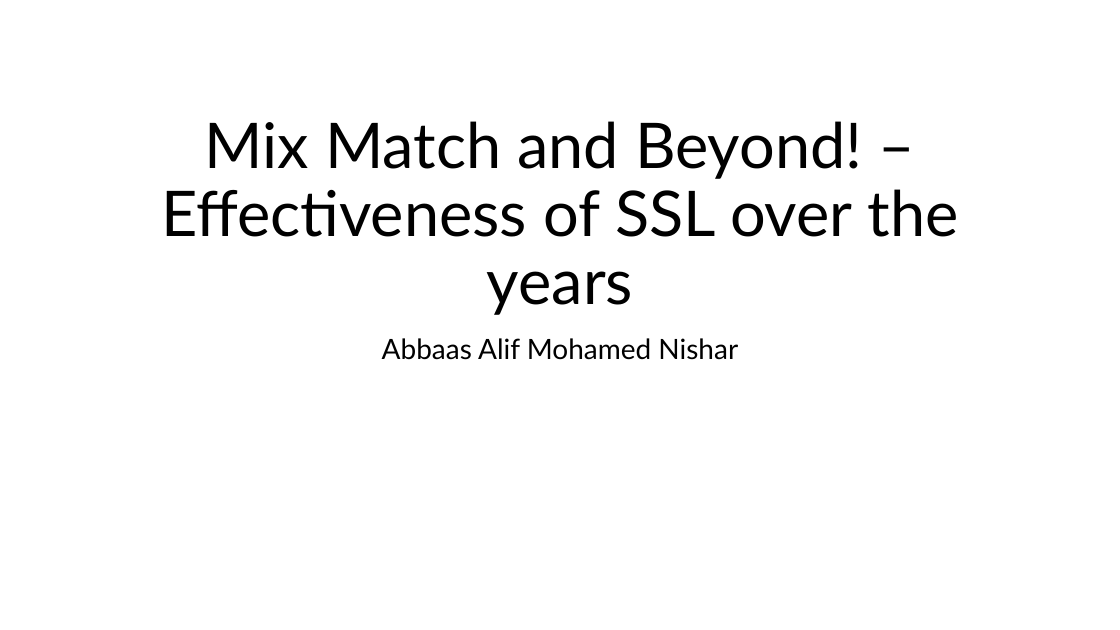
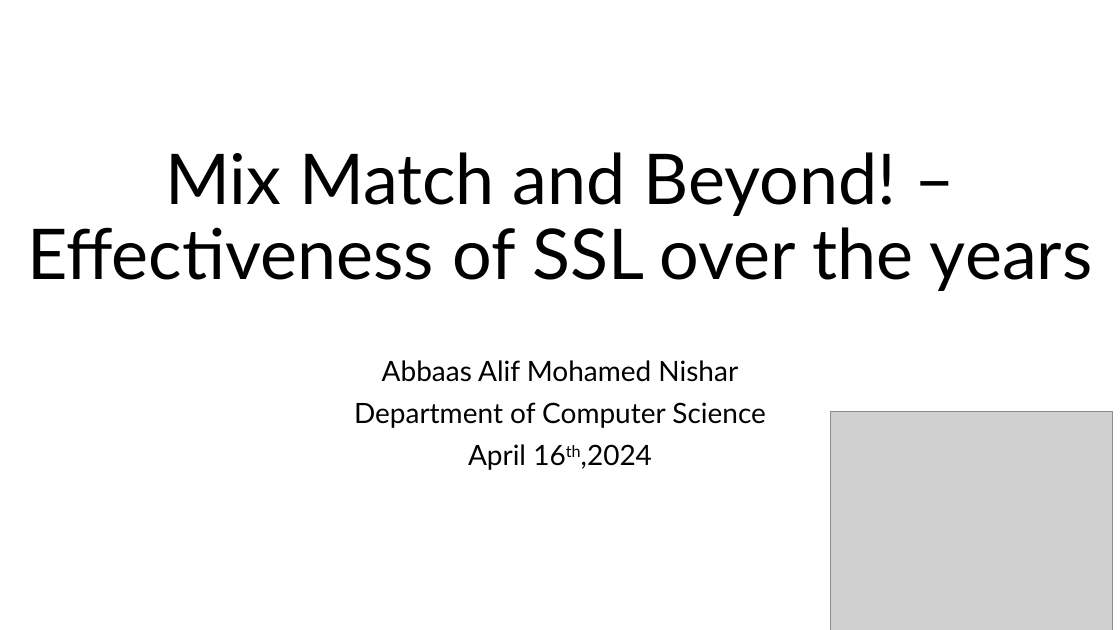
Before and after one commit to abbaasalif/freematch-improved, a slide deck: slide 1 of Mix Match and Beyond! – Effectiveness of.pptx. Drawn at 1120x630 pixels with LibreOffice and Linux fonts; fonts in the diff are those of the drawing; grey boxes stand for pictures. Boxes give left, top, right and bottom in pixels: in the first picture for what was removed or moved away, otherwise in the second. Text is boxed around its words. In the diff, an @@ line names an element or a change of style, - is before the commit and + after.

```diff
--- a/Mix Match and Beyond! – Effectiveness of.pptx
+++ b/Mix Match and Beyond! – Effectiveness of.pptx
@@ title "Mix Match and Beyond! – ...": place and size @@
-title "Mix Match and Beyond! – ..." at (161, 121, 959, 315)
+title "Mix Match and Beyond! – ..." at (28, 152, 1092, 291)
@@ title "Mix Match and Beyond! – ..." at (28, 152, 1092, 291): size 54 to 60 pt @@
@@ subtitle "Abbaas Alif Mohamed Nishar": place and size @@
-subtitle "Abbaas Alif Mohamed Nishar" at (382, 338, 738, 360)
+subtitle "Abbaas Alif Mohamed Nishar" at (354, 360, 766, 470)
@@ subtitle at (354, 402, 766, 470): paragraphs added @@
+Department of Computer Science
+April 16th,2024
@@ picture added at (830, 412, 1113, 630) @@
```
Also in this commit, not shown: 9 other slides changed, 2 slides added, 15 other files.
